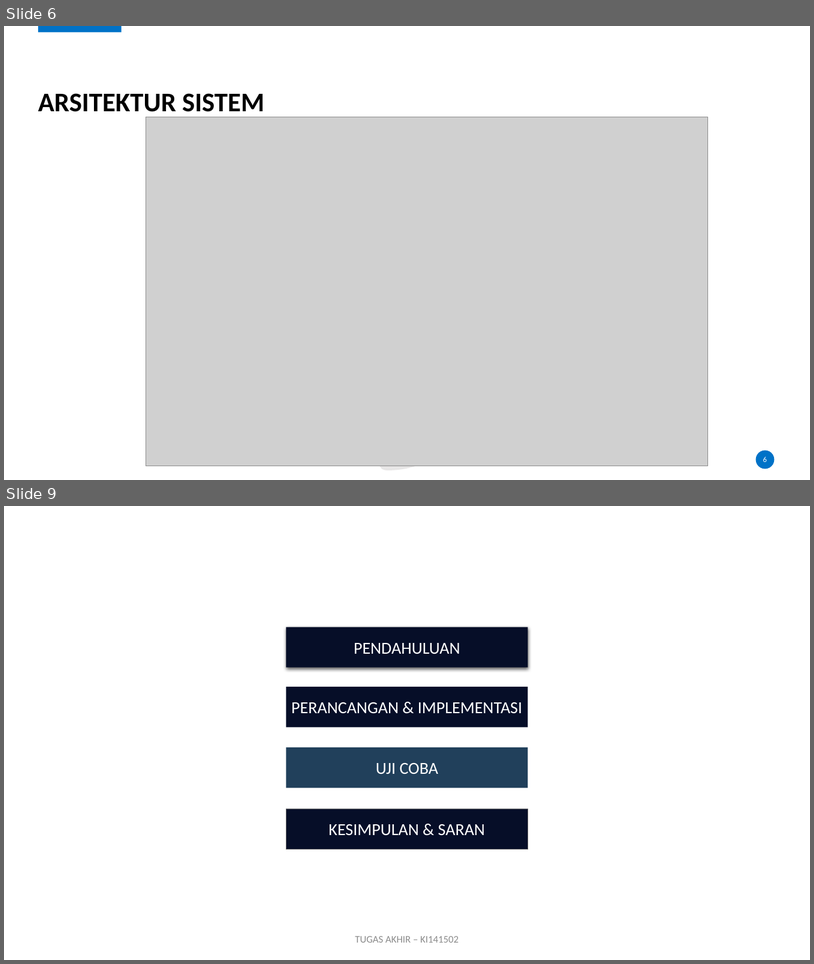
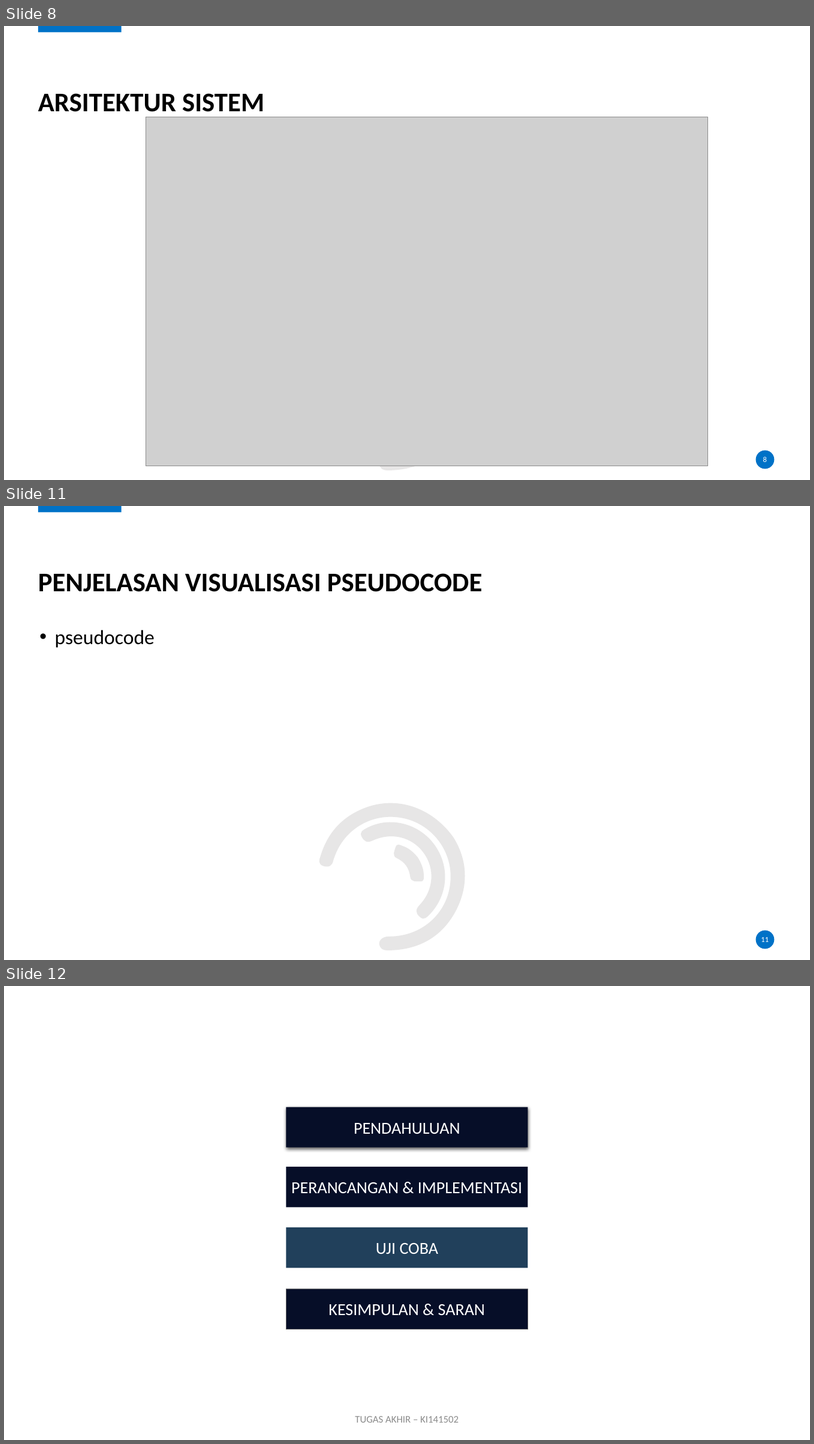
Before and after one commit to karyoutomoo/The-Tree-of-Heroes, a slide deck: 05111540000007-Faiq-Presentasi.pptx. Shown one above the other, each under a label of ours: slides 6 and 9 before the commit, slides 8, 11 and 12 after it; the slides between them are not shown. The pictures are 814x964 and 814x1444 pixels, drawn with LibreOffice and Linux fonts; fonts in the diff are those of the drawing; grey boxes stand for pictures; background and template pictures are left out. Boxes give left, top, right and bottom in pixels: in the first picture for what was removed or moved away, otherwise in the second. Text is boxed around its words. In the diff, an @@ line names an element or a change of style, - is before the commit and + after.

```diff
--- a/05111540000007-Faiq-Presentasi.pptx
+++ b/05111540000007-Faiq-Presentasi.pptx
@@ slide 11 added at bbox=[4, 506, 810, 960], background #FFFFFF; not listed: 3 template elements that a slide beside it also shows @@
@@ title added at bbox=[38, 573, 482, 592], 32 pt, text #000000, bold @@
+PENJELASAN VISUALISASI PSEUDOCODE
@@ text added at bbox=[55, 630, 155, 648], 24 pt, text #000000 @@
+• pseudocode
@@ freeform shape added at bbox=[358, 801, 467, 922], fill #E7E6E6 @@
@@ freeform shape added at bbox=[387, 838, 432, 889], fill #E7E6E6 @@
@@ page number added at bbox=[761, 937, 769, 942], 9 pt, text #FFFFFF @@
+11
@@ what was slide 6 is now slide 8 @@
@@ page number at bbox=[764, 456, 767, 462]: text changed @@
-6
+8
@@ what was slide 9 is now slide 12 @@
```
Also in this commit, not shown: 4 slides changed, 3 other slides added.
